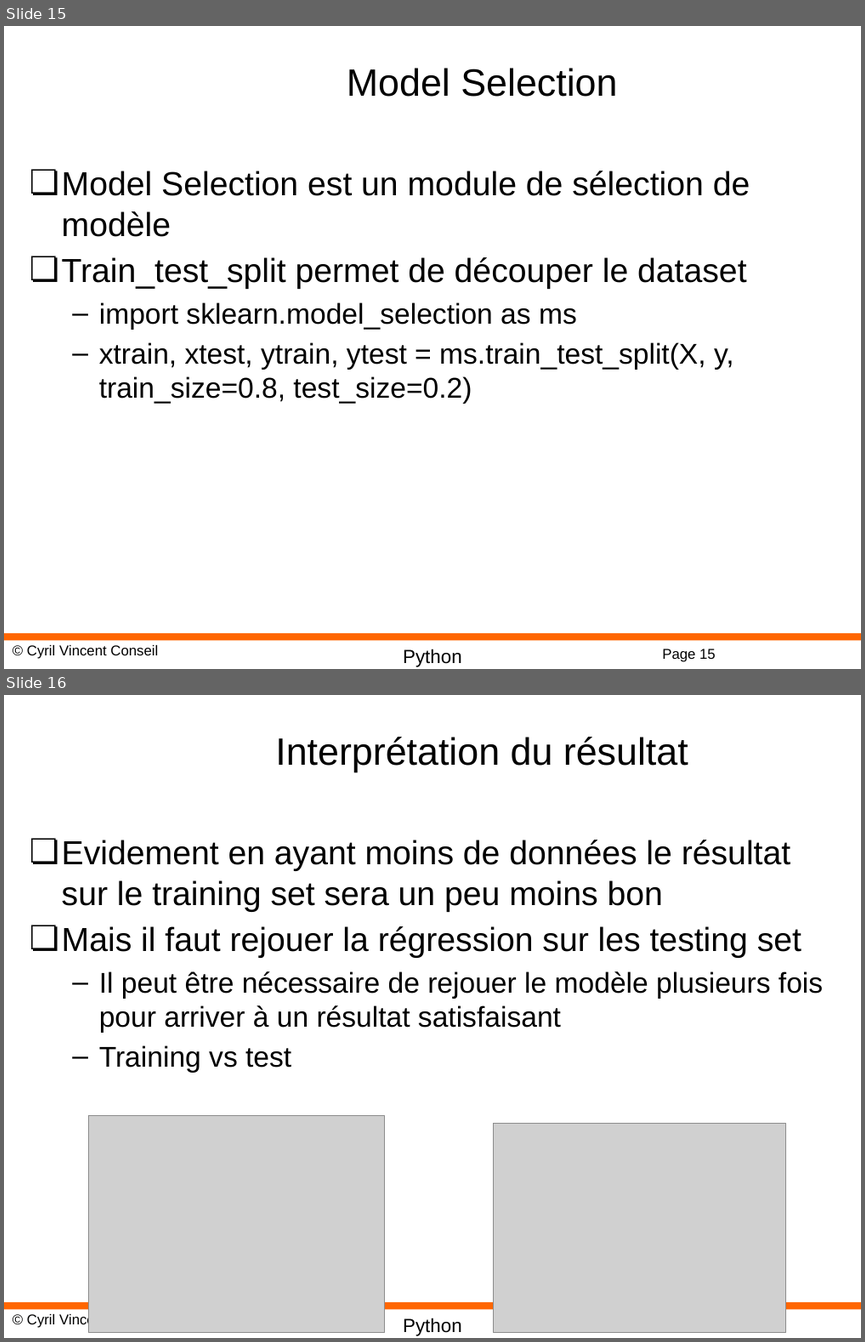
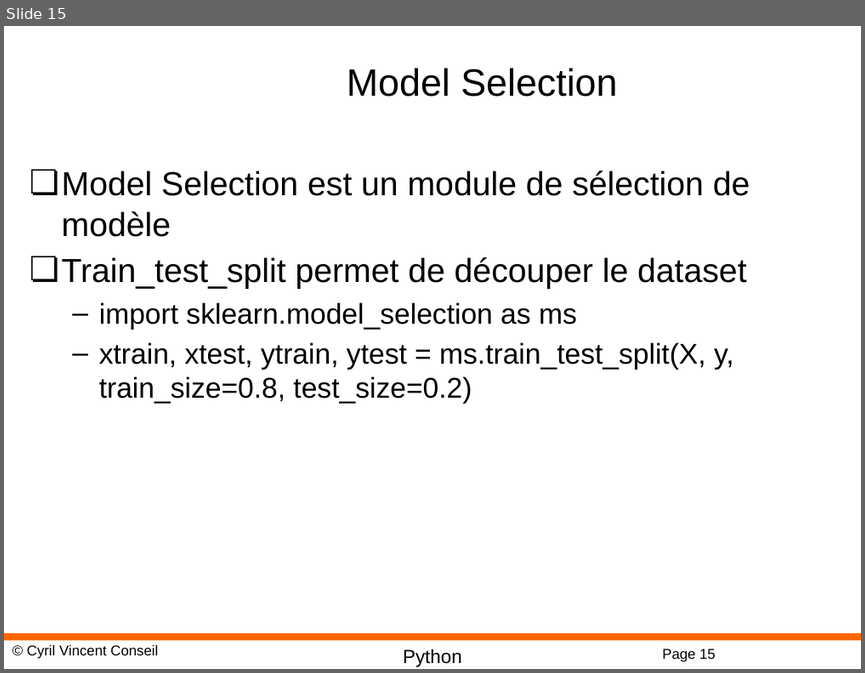
Before and after one commit to cyrilvincent/ML, a slide deck: PPT/MachineLearning13-ScikitLearn.pptx. Shown one above the other, each under a label of ours: slides 15 and 16 before the commit, slide 15 after it. The pictures are 865x1342 and 865x673 pixels, drawn with LibreOffice and Linux fonts; fonts in the diff are those of the drawing; grey boxes stand for pictures; background and template pictures are left out. Boxes give left, top, right and bottom in pixels: in the first picture for what was removed or moved away, otherwise in the second. Text is boxed around its words. In the diff, an @@ line names an element or a change of style, - is before the commit and + after.

```diff
--- a/PPT/MachineLearning13-ScikitLearn.pptx
+++ b/PPT/MachineLearning13-ScikitLearn.pptx
@@ slide 16 removed at bbox=[4, 695, 861, 1338], background #FFFFFF; not listed: 4 template elements that a slide beside it also shows @@
@@ title removed at bbox=[275, 737, 688, 772] @@
-Interprétation du résultat
@@ text removed at bbox=[62, 839, 823, 1072] @@
-❏ Evidement en ayant moins de données le résultat sur le training set sera un peu moins bon
-❏ Mais il faut rejouer la régression sur les testing set
-  – Il peut être nécessaire de rejouer le modèle plusieurs fois pour arriver à un résultat satisfaisant
-  – Training vs test
@@ picture removed at bbox=[88, 1115, 384, 1332] @@
@@ picture removed at bbox=[494, 1123, 785, 1332] @@
```
Also in this commit, not shown: 1 other slide removed, 1 other file.
